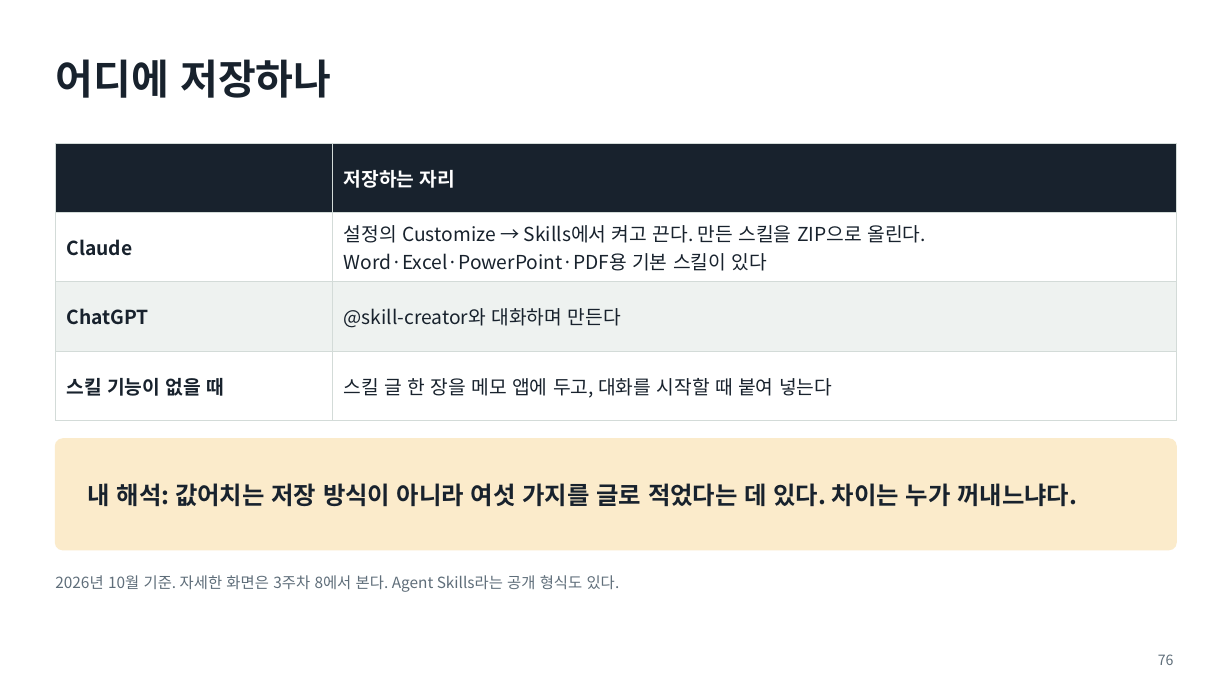
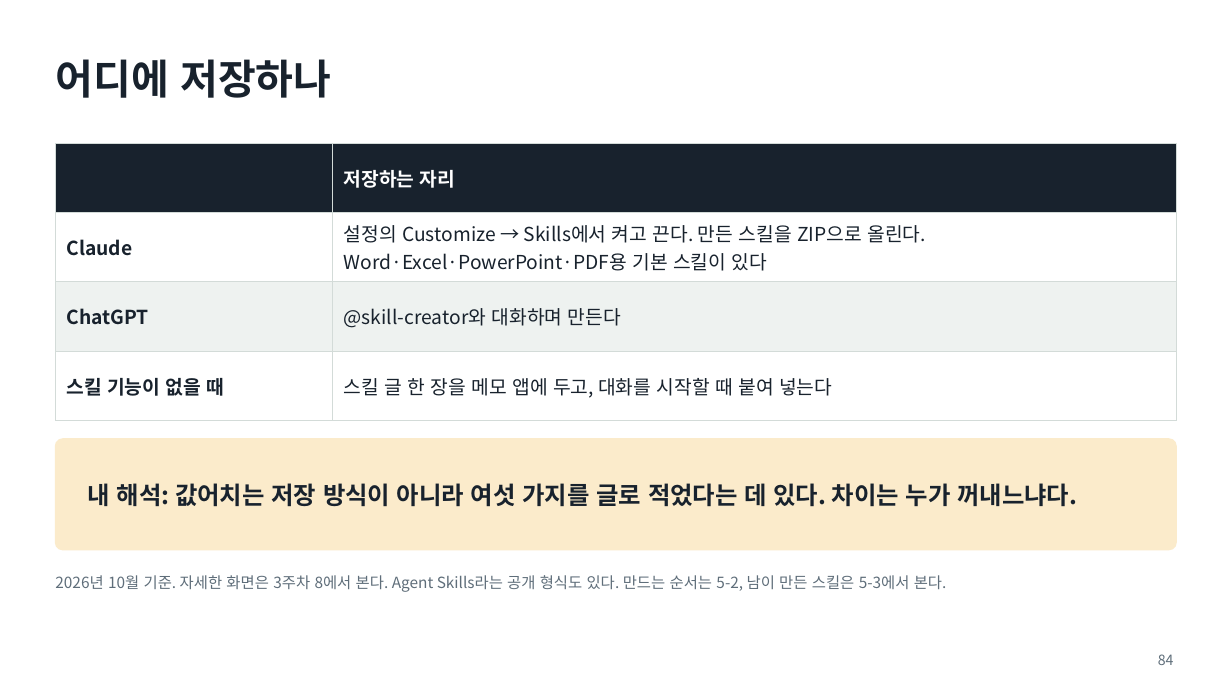
Before and after one commit to aplaxas/AI-Harness, a slide deck: slide 84 of courses/ai-for-work/2-week/decks/2주차-AI와-일하는-법.pptx (slide 76 before the commit). Drawn at 1232x693 pixels with LibreOffice and Linux fonts; fonts in the diff are those of the drawing. Boxes give left, top, right and bottom in pixels: in the first picture for what was removed or moved away, otherwise in the second. Text is boxed around its words. In the diff, an @@ line names an element or a change of style, - is before the commit and + after.

```diff
--- a/courses/ai-for-work/2-week/decks/2주차-AI와-일하는-법.pptx
+++ b/courses/ai-for-work/2-week/decks/2주차-AI와-일하는-법.pptx
@@ text at (55, 575, 947, 592): text changed @@
-2026년 10월 기준. 자세한 화면은 3주차 8에서 본다. Agent Skills라는 공개 형식도 있다.
+2026년 10월 기준. 자세한 화면은 3주차 8에서 본다. Agent Skills라는 공개 형식도 있다. 만드는 순서는 5-2, 남이 만든 스킬은 5-3에서 본다.
@@ page number at (1158, 654, 1174, 665): text changed @@
-76
+84
```
Also in this commit, not shown: 3 other slides changed, 24 slides added, 8 other files.
